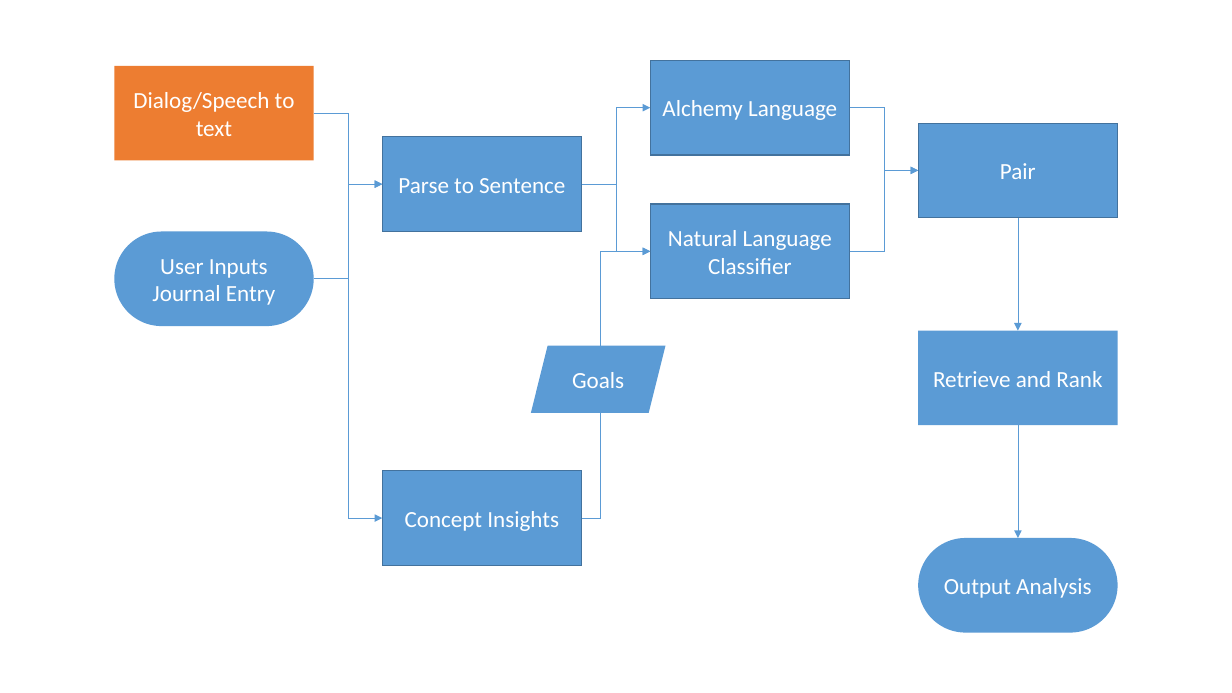
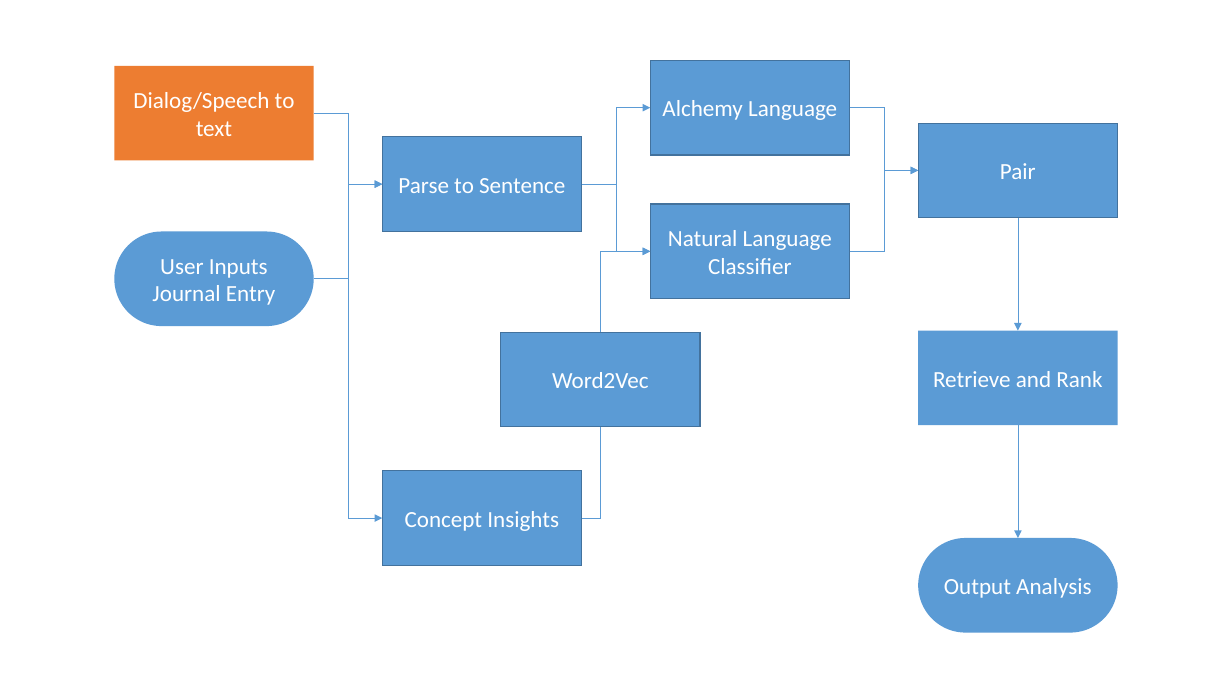
Before and after one commit to Nittany-Data-Labs/NDLWatson, a slide deck: slide 1 of Journal Analytics Process.pptx. Drawn at 1232x693 pixels with LibreOffice and Linux fonts; fonts in the diff are those of the drawing. Boxes give left, top, right and bottom in pixels: in the first picture for what was removed or moved away, otherwise in the second. Text is boxed around its words. In the diff, an @@ line names an element or a change of style, - is before the commit and + after.

Commit message:
add word2vec

```diff
--- a/Journal Analytics Process.pptx
+++ b/Journal Analytics Process.pptx
@@ rectangle added at [501, 333, 701, 427], fill #5B9BD5, outline #43739E 1 pt, 18 pt, text #FFFFFF @@
+Word2Vec
@@ parallelogram removed at [531, 346, 665, 413] @@
-Goals
```
Also in this commit, not shown: 1 other file.
